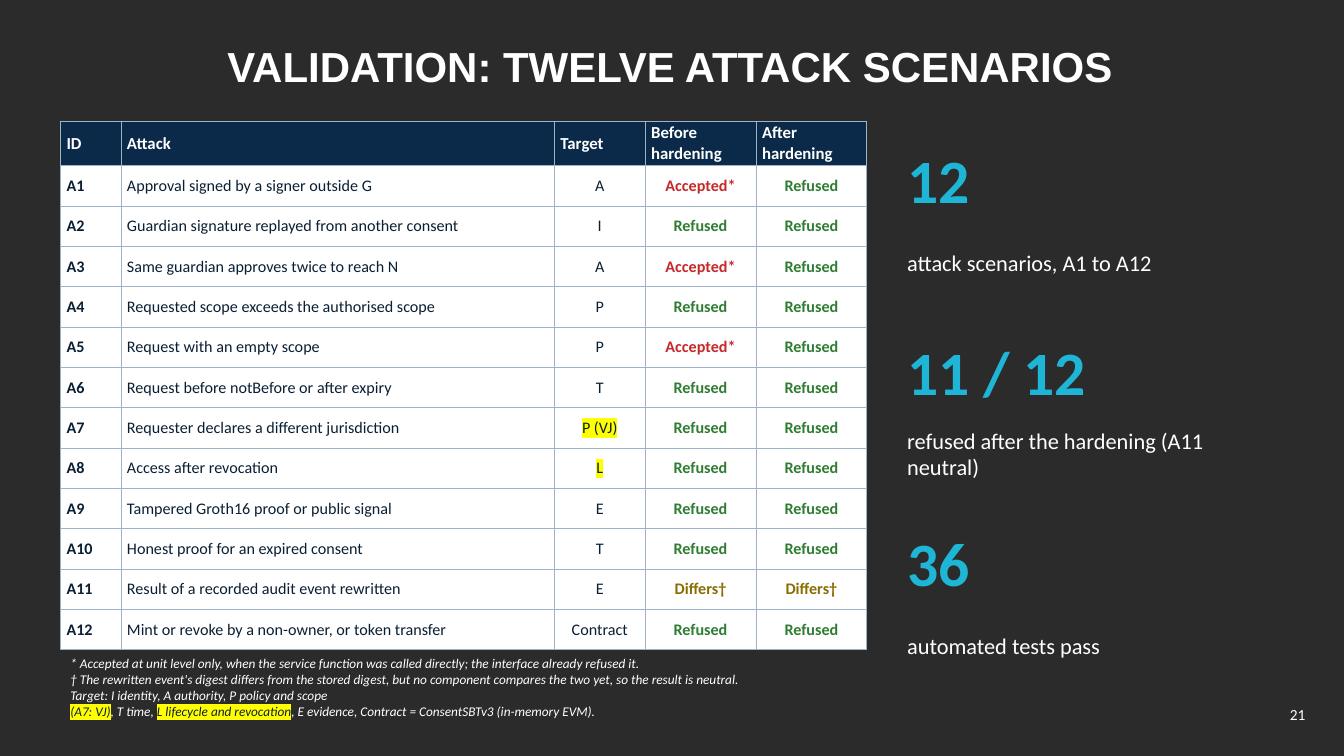
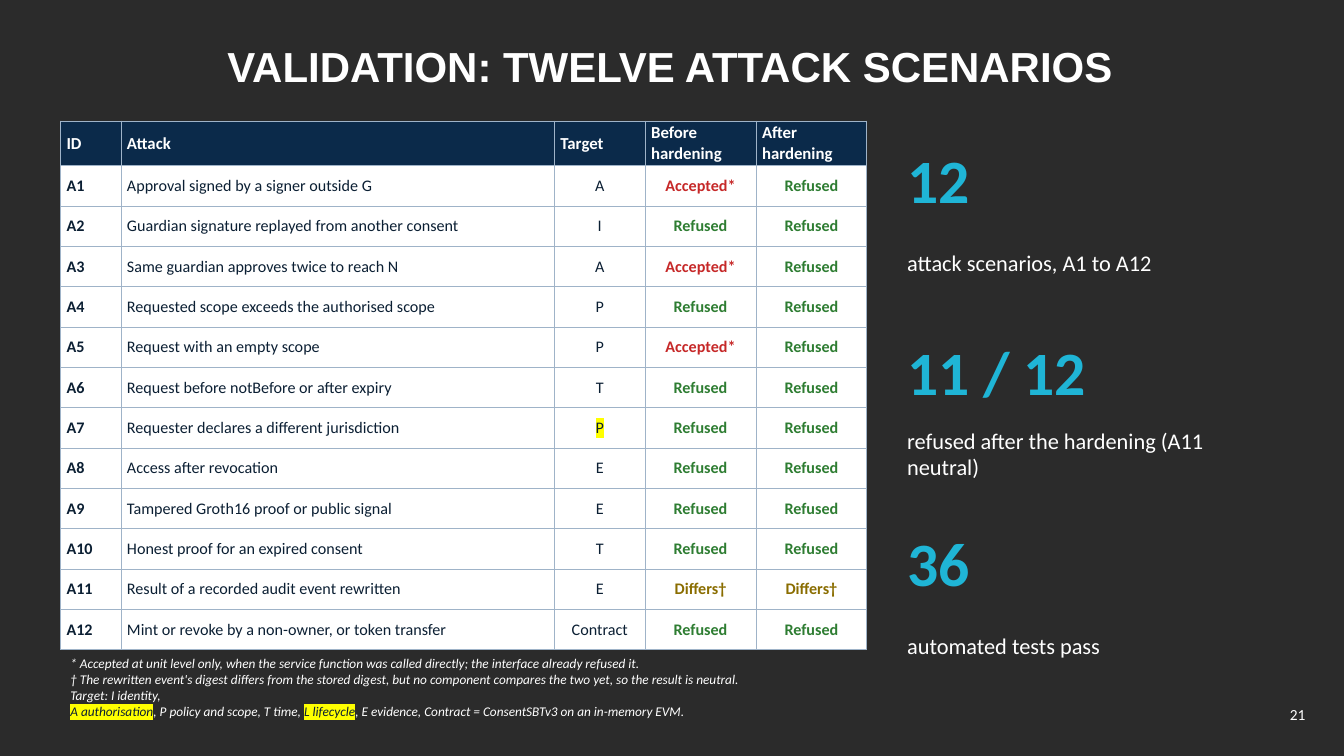
Before and after one commit to yasir12345678900/HealthRWA-Sepolia-Personal-try, a slide deck: slide 21 of docs/Yasir_Candidature_Reassessment_Slides_Simple_YELLOW_changes.pptx. Drawn at 1344x756 pixels with LibreOffice and Linux fonts; fonts in the diff are those of the drawing; background and template pictures are left out; a plain dark background stands for a picture behind light text. Boxes give left, top, right and bottom in pixels: in the first picture for what was removed or moved away, otherwise in the second. Text is boxed around its words. In the diff, an @@ line names an element or a change of style, - is before the commit and + after.

```diff
--- a/docs/Yasir_Candidature_Reassessment_Slides_Simple_YELLOW_changes.pptx
+++ b/docs/Yasir_Candidature_Reassessment_Slides_Simple_YELLOW_changes.pptx
@@ table at (60,121,867,642) @@
-row 8, column 3: P (VJ)
+row 8, column 3: P
-row 9, column 3: L
+row 9, column 3: E
@@ text at (70,690,684,720): text changed @@
-Target: I identity, A authority, P policy and scope
-(A7: VJ), T time, L lifecycle and revocation, E evidence, Contract = ConsentSBTv3 (in-memory EVM).
+Target: I identity,
+A authorisation, P policy and scope, T time, L lifecycle, E evidence, Contract = ConsentSBTv3 on an in-memory EVM.
```
Also in this commit, not shown: 26 other slides changed, 2 slides added, 7 slides removed, 3 other files.
